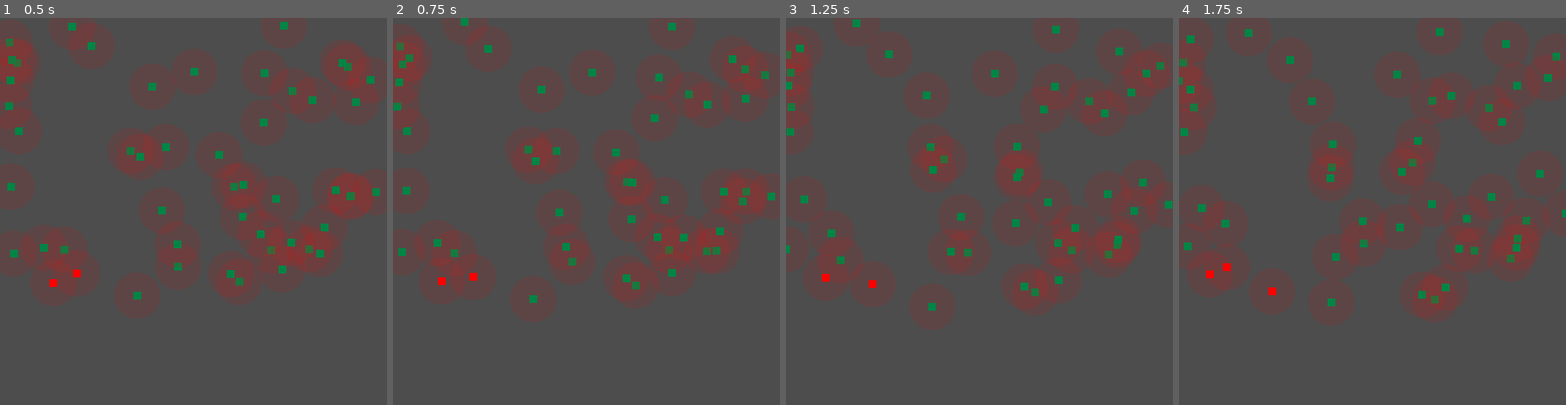
Above: before the commit, frames 1-4 (left to right).
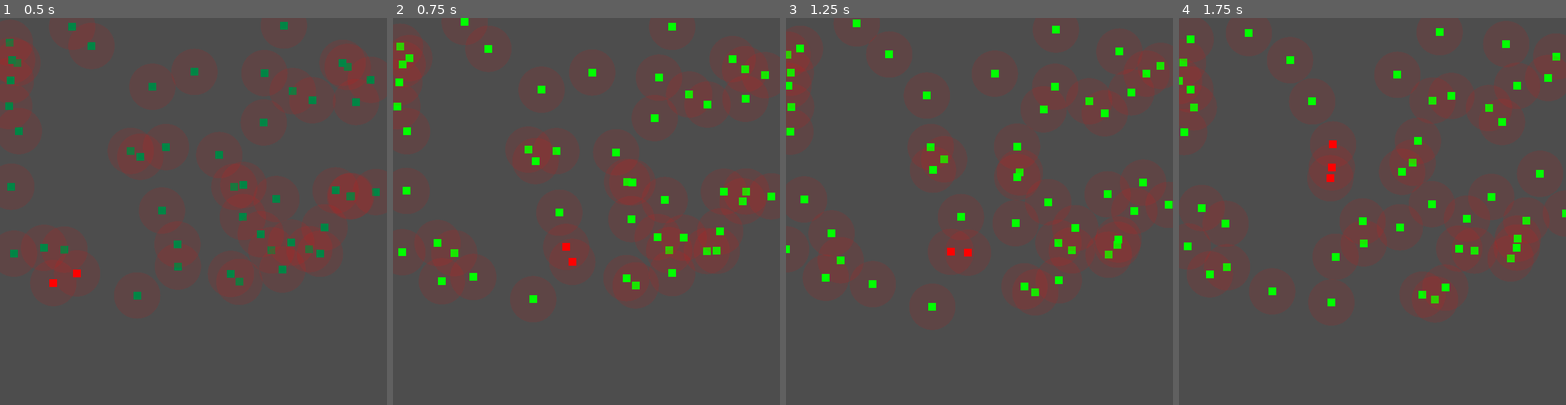
Above: after the commit, the same moments.

Repository: LeonardoMonteblanc/sir_simulator
Game: Godot game, scene res://scenes/main/Principal.tscn
Two runs of this game, one before a commit and one after it. Both use one fixed random seed, a clock stepped at 60 frames per second and the inputs below.
Inputs:
- Up to frame 1 (0.5 s): no input
- Up to frame 2 (0.75 s): tap Enter (ui_accept) at 0.5 s; hold Enter (ui_accept) from 0.53 s (still down)
- Up to frame 3 (1.25 s): keep holding Enter (ui_accept)
- Up to frame 4 (1.75 s): release Enter (ui_accept) at 1.28 s; tap Enter (ui_accept) at 1.35, 1.52 s

Frame 1 is identical in both runs. In frame 2, 2.0% of the frame differs, in the area x 0-99%, y 0-74%; in frame 3, 1.9%; in frame 4, 2.0%.

Commit message:
test(task-42): valida troca de cenários

Diff:
--- a/scripts/managers/SimulationManager.gd
+++ b/scripts/managers/SimulationManager.gd
@@ -23,6 +23,26 @@
 	if d == null:
 		return
 	doenca_atual = d
+
+func trocar_doenca(nome: String):
+	if doenca_dados == null:
+		return
+
+	var nova_doenca = doenca_dados.get_doenca(nome)
+	if nova_doenca == null:
+		return
+	doenca_atual = nova_doenca
+
+	resetar()
+
+func resetar():
+	var agentes = obter_agentes()
+
+	for a in agentes:
+		a.set_estado(sir_estados.Estado.SUSCETIVEL)
+		a.tempo_infeccao = 0.0
+
+	population_manager.set_infectados_inicial()
 
 func inicializar():
 	if doenca_dados == null:
--- a/scripts/temp_testes.gd
+++ b/scripts/temp_testes.gd
@@ -14,8 +14,8 @@
 
 	sim.doenca_dados = DoencaDatabase.new()
 	sim.set_doenca("COVID")
+	sim.inicializar()
 
-	var ok = sim.inicializar()
-	if not ok:
-		push_error("SimulationManager falhou na inicialização")
-		return
+func _input(event):
+	if event.is_action_pressed("ui_accept"):
+		sim.trocar_doenca("DENGUE")
